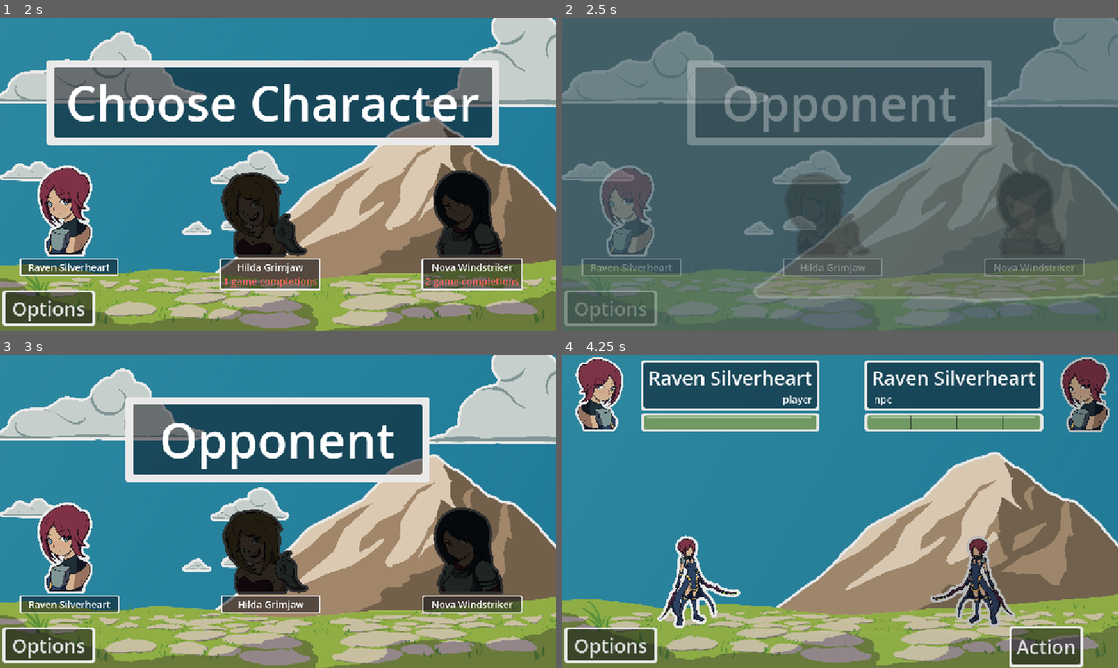
Above: before the commit, frames 1-4 (two rows, left to right).
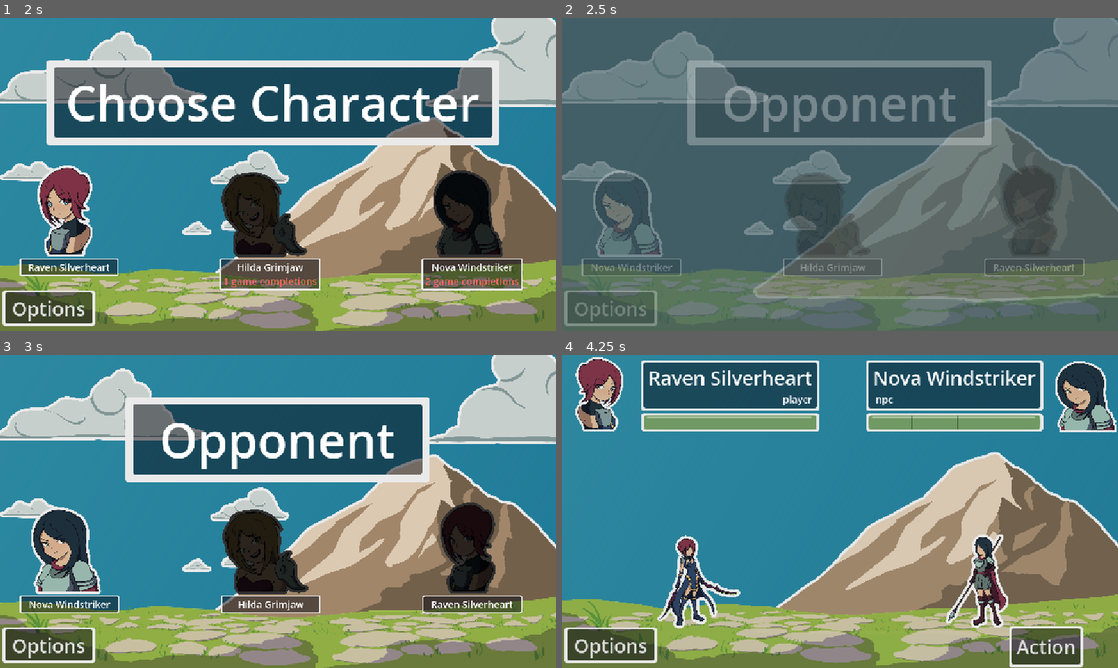
Above: after the commit, the same moments.

Repository: MajorZiploc/sticker_book_moments
Game: Godot game, scene res://scenes/title_scene.tscn
The game is run twice, just before and just after one commit, with the same random seed, the same clock (stepped at 60 frames per second) and the same inputs.
Inputs (mouse positions are in pixels of both pictures, inside the frame that each line leads up to):
- Up to frame 1 (2 s): click "Play" at 0.5 s; tap Enter at 1.25 s; move the mouse to (400, 158) at 1.27 s; hold D (right) from 1.28 s (still down); click (400, 158) at 1.35 s
- Up to frame 2 (2.5 s): release D (right) at 2 s; click (628, 208) at 2.02 s
- Up to frame 3 (3 s): move the mouse to (166, 527) at 2.77 s; hold S (down) from 2.78 s (still down); tap Enter at 2.85 s
- Up to frame 4 (4.25 s): release S (down) at 3.5 s; click (628, 545) at 3.52 s

Frame 1 is identical in both runs. In frame 2, 2.5% of the frame differs, in the area x 5-93%, y 47-81%; in frame 3, 4.3%; in frame 4, 5.0%, in the area x 54-100%, y 0-88%.

Commit message:
Address Array values in dict_get

Diff:
--- a/utils/lang.gd
+++ b/utils/lang.gd
@@ -15,5 +15,8 @@
     var key = keys[cur_idx];
     cur_dict = cur_dict.get(key, {});
     cur_idx = cur_idx + 1;
-  var res = cur_dict.get(keys[cur_idx], default_value);
-  return res if is_instance_valid(res) else default_value;
+  var item = cur_dict.get(keys[cur_idx], default_value);
+  var item_type = typeof(item);
+  # var res = item if weakref(item).get_ref() else default_value;
+  var res = item if typeof(item) == TYPE_ARRAY or is_instance_valid(item) else default_value;
+  return res;
